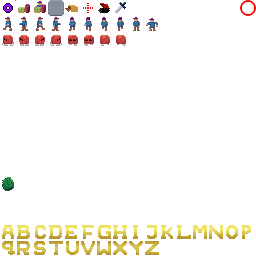
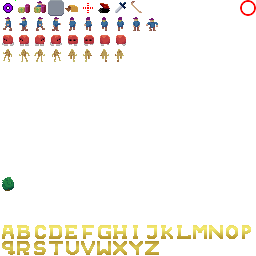
Layered file, before and after one edit (256px x 256px). Changes by layer:
painted on "Bakgrund" over [3, 1, 142, 62]
